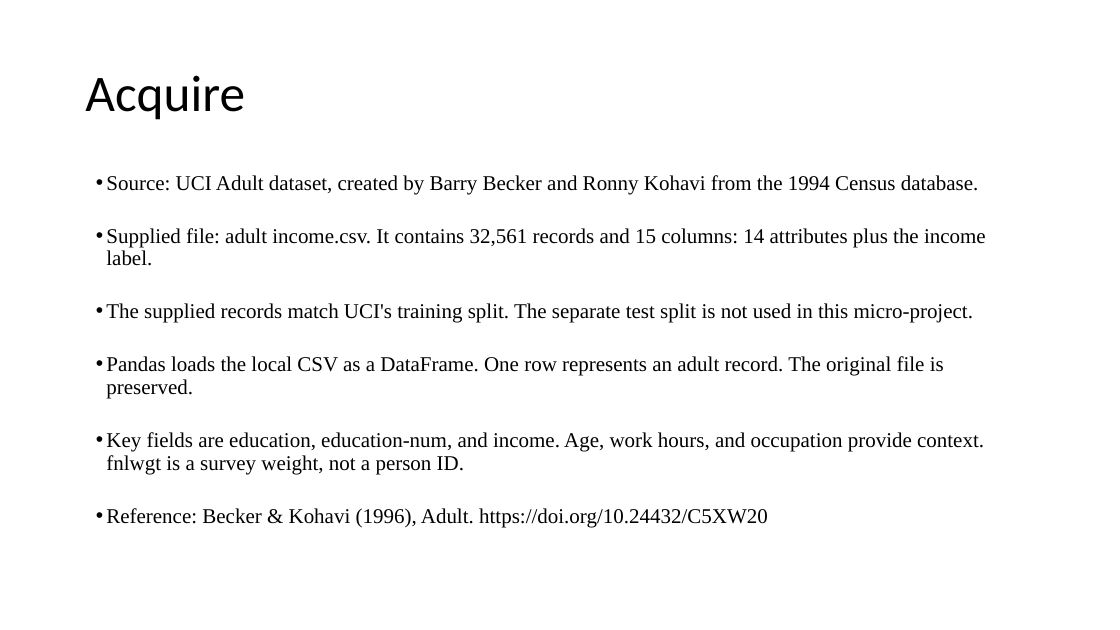
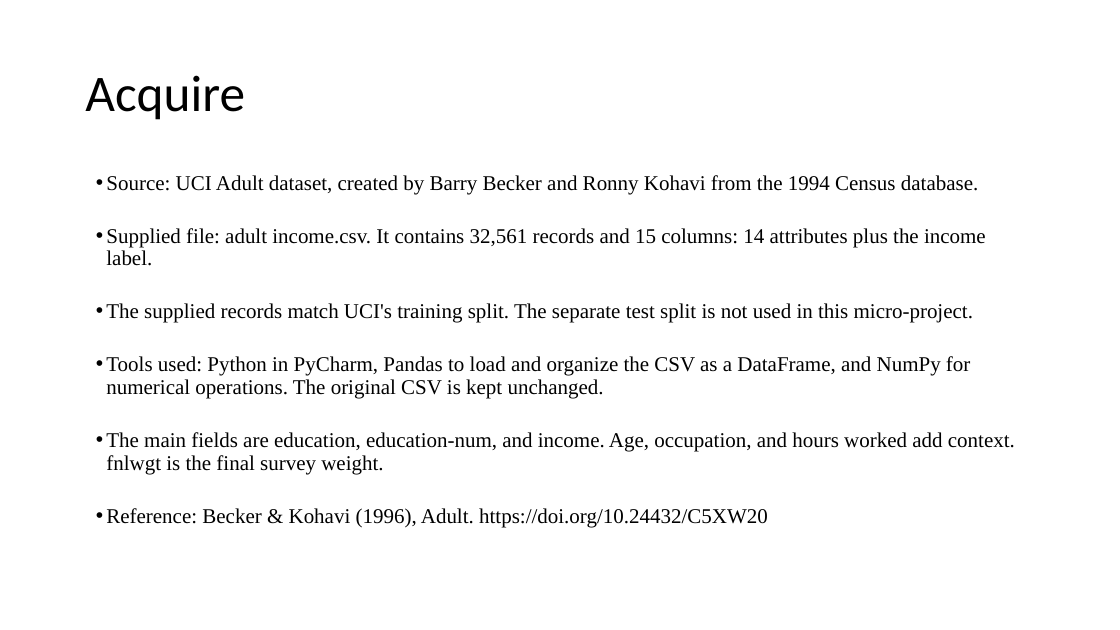
Before and after one commit to mascon0423/ANA500, a slide deck: slide 4 of deliverables/Douglas_Bobeck_ANA500_Micro_Project_1.pptx. Drawn at 1120x630 pixels with LibreOffice and Linux fonts; fonts in the diff are those of the drawing. Boxes give left, top, right and bottom in pixels: in the first picture for what was removed or moved away, otherwise in the second. Text is boxed around its words. In the diff, an @@ line names an element or a change of style, - is before the commit and + after.

```diff
--- a/deliverables/Douglas_Bobeck_ANA500_Micro_Project_1.pptx
+++ b/deliverables/Douglas_Bobeck_ANA500_Micro_Project_1.pptx
@@ text at bbox=[106, 356, 1015, 474]: text changed @@
-• Pandas loads the local CSV as a DataFrame. One row represents an adult record. The original file is preserved.
-• Key fields are education, education-num, and income. Age, work hours, and occupation provide context. fnlwgt is a survey weight, not a person ID.
+• Tools used: Python in PyCharm, Pandas to load and organize the CSV as a DataFrame, and NumPy for numerical operations. The original CSV is kept unchanged.
+• The main fields are education, education-num, and income. Age, occupation, and hours worked add context. fnlwgt is the final survey weight.
```
Also in this commit, not shown: 5 other slides changed, 4 other files.
